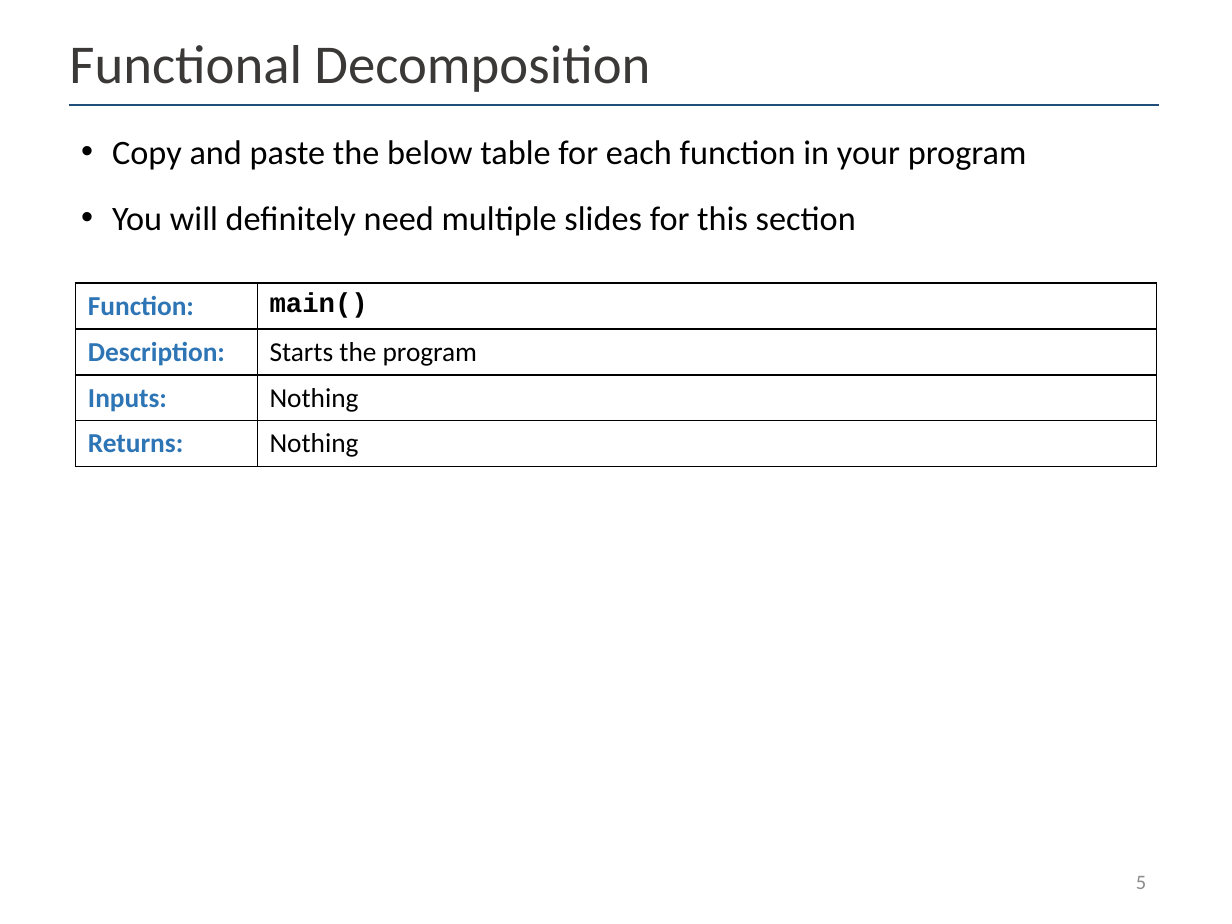
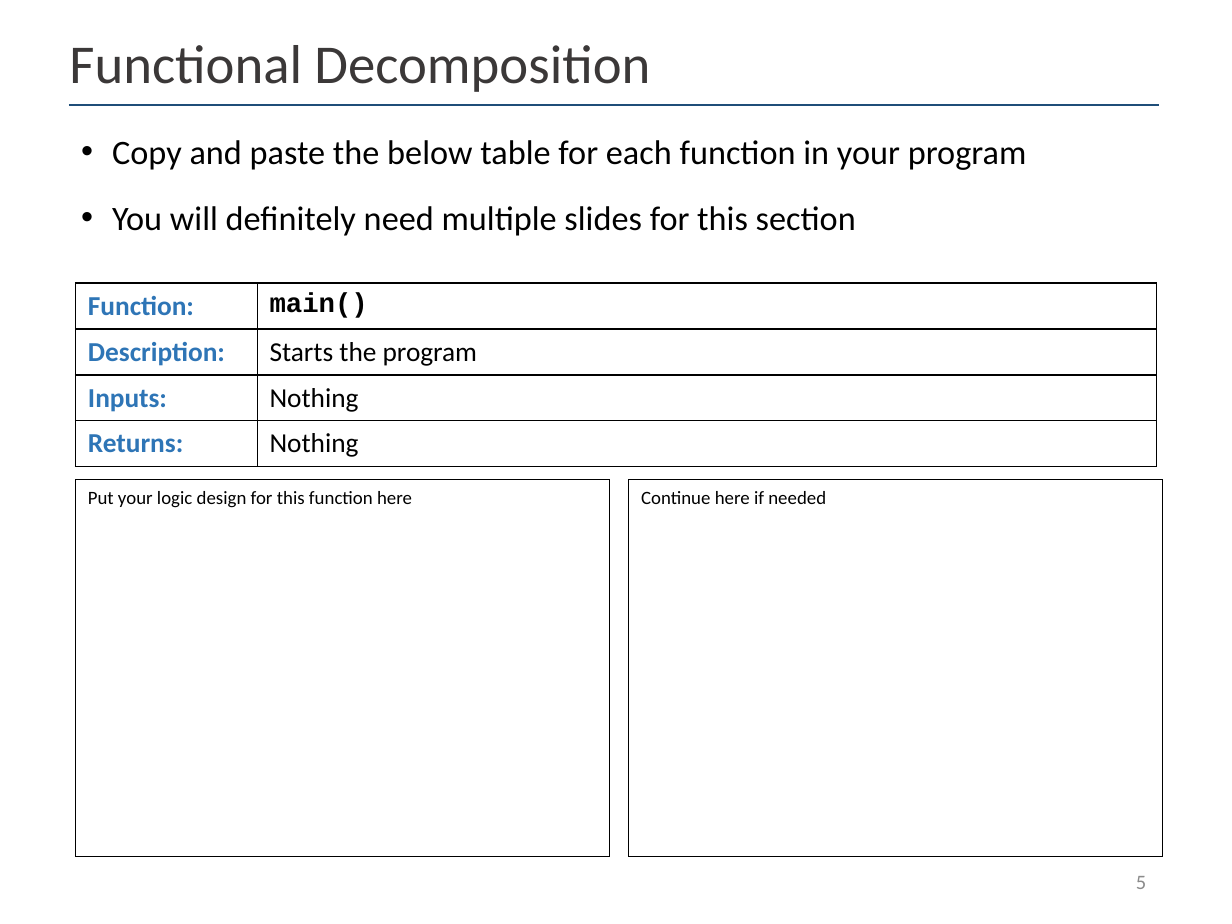
Before and after one commit to USAFADFCS/CS210-FinalProject, a slide deck: slide 5 of Design.pptx. Drawn at 1232x924 pixels with LibreOffice and Linux fonts; fonts in the diff are those of the drawing. Boxes give left, top, right and bottom in pixels: in the first picture for what was removed or moved away, otherwise in the second. Text is boxed around its words. In the diff, an @@ line names an element or a change of style, - is before the commit and + after.

Commit message:
new design ppt

```diff
--- a/Design.pptx
+++ b/Design.pptx
@@ rectangle added at bbox=[75, 479, 610, 856], outline #000000 0.75 pt, 11 pt, text #000000 @@
+Put your logic design for this function here
@@ rectangle added at bbox=[630, 479, 1164, 856], outline #000000 0.75 pt, 11 pt, text #000000 @@
+Continue here if needed
```
